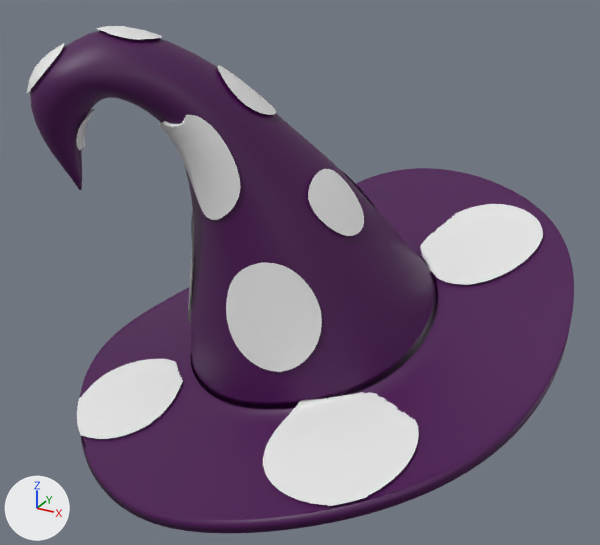
The FBX model Geist Heist/Assets/Models/Hat Models/WizardHat.fbx, before and after one commit.
Both versions are drawn from a 50 mm camera at (-5.89, -4.65, 2.12) aimed at (-8.42, -0.05, -0.19). The axes (+X, +Y, +Z) are drawn at lower left. The lights are the same throughout. The picture after the commit comes second.

In view in the first picture: 'WizardHat'.
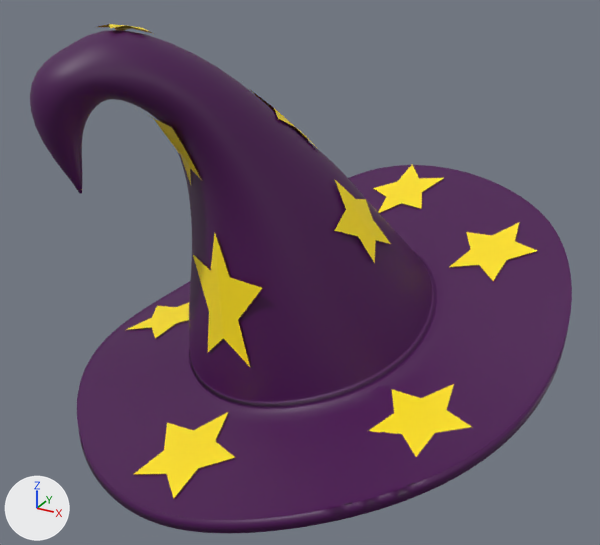
What differs and where, as boxes (x1, y1, x2, y2) in the pictures (600 x 545 px):
'WizardHat', reshaped, moved, turned, rescaled: before (27, 26, 574, 533); after (30, 24, 572, 533)
part 1 of me_star_003, deleted: before (27, 26, 574, 533)
part 2 of me_star_003, cut back: after (30, 24, 572, 532)

Patch to the scene script:
```diff
--- a/Geist Heist/Assets/Models/Hat Models/WizardHat.fbx.py
+++ b/Geist Heist/Assets/Models/Hat Models/WizardHat.fbx.py
@@ me_star_003 @@
 # used by ob_wizardhat; location = (-8.76, -0.287, 0.274); rotation_euler = (0.429, 0.00816, -0.717), in degrees (25, 0.5, -41); scale = (0.964, 0.935, 1.08)
-me_star_003.from_pydata(...)  # 65798 vertices, 63984 faces; spans x -1.87..1.9, y -1.85..2.07, z -1.22..1.31
+me_star_003.from_pydata(...)  # 7751 vertices, 7419 faces; spans x -28.17..10.74, y -29.63..5.64, z -22.96..-1.57
+# me_star_003 part 1: 15 loose pieces with 65797 vertices, spanning x -1.87..1.9, y -1.85..2.07, z -1.22..1.31, are deleted
+# me_star_003 part 2: 1 vertex removed from x 0.94, y -0.07, z -0.95; 7751 vertices added at x -28.17..10.74, y -29.63..5.64, z -22.96..-1.57
 me_star_003.materials.append(mat_star)
@@ me_star_003 @@
 me_star_003.materials.append(mat_star_001)
-me_star_003.materials.append(mat_star_002)  # white #e7e7e7
 me_star_003.materials.append(mat_star_003)
-me_star_003.materials.append(mat_star_004)  # white #e7e7e7
 me_star_003.materials.append(mat_star_005)
-me_star_003.materials.append(mat_star_006)  # white #e7e7e7
 me_star_003.materials.append(mat_star_007)
@@ me_star_003 @@
 me_star_003.materials.append(mat_star_009)
-me_star_003.materials.append(mat_star_010)  # white #e7e7e7
+me_star_003.materials.append(mat_material_013)  # yellow #ffe20f
+me_star_003.materials.append(mat_material_003)  # yellow #ffe20f
+me_star_003.materials.append(mat_material_001)  # yellow #ffe20f
+me_star_003.materials.append(mat_material_002)  # yellow #ffe20f
+me_star_003.materials.append(mat_material_004)  # yellow #ffe20f
+me_star_003.materials.append(mat_material_005)  # yellow #ffe20f
+me_star_003.materials.append(mat_material_006)  # yellow #ffe20f
+me_star_003.materials.append(mat_material_007)  # yellow #ffe20f
+me_star_003.materials.append(mat_material_010)  # yellow #ffe20f
+me_star_003.materials.append(mat_material_011)  # yellow #ffe20f
+me_star_003.materials.append(mat_material_012)  # yellow #ffe20f
+me_star_003.materials.append(mat_material_014)  # yellow #ffe20f
@@ ob_wizardhat @@
 ob_wizardhat = bpy.data.objects.new('WizardHat', me_star_003)
-ob_wizardhat.location = (-8.76, -0.287, 0.274)
-ob_wizardhat.rotation_euler = (0.429, 0.00816, -0.717)  # degrees (25, 0.5, -41)
-ob_wizardhat.scale = (0.964, 0.935, 1.08)
+ob_wizardhat.location = (-9.24, -0.726, 1.798)
+ob_wizardhat.rotation_euler = (0.0288, -0.452, 2.129)  # degrees (1.7, -26, 122)
+ob_wizardhat.scale = (0.0905, 0.0971, 0.146)
```
